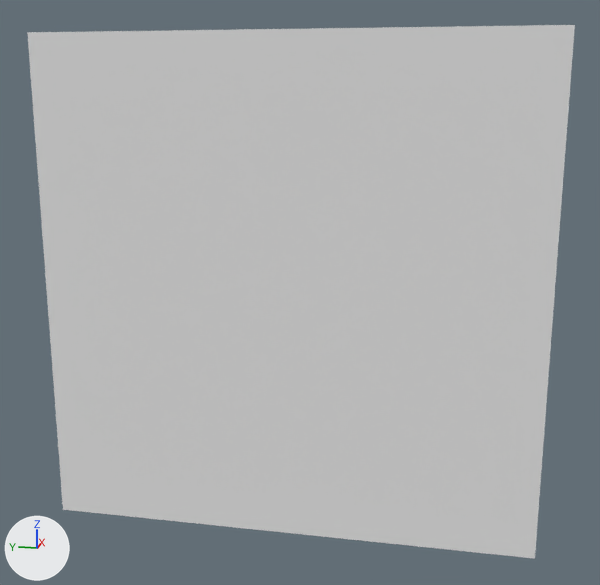
Before and after pictures for a commit that changed the OBJ model Assets/Models/PC.obj.
One viewpoint serves both versions: a 50 mm camera at (-1.526, -0.335, 0.897) aimed at (0.236, 0.017, 0.456). Every picture has the same lights, and +X, +Y and +Z are marked at lower left. Where no turn or scale is listed for an object, it has been applied to the vertices. Vertices at the same position are counted once.

The first picture shows 'Untitled'.
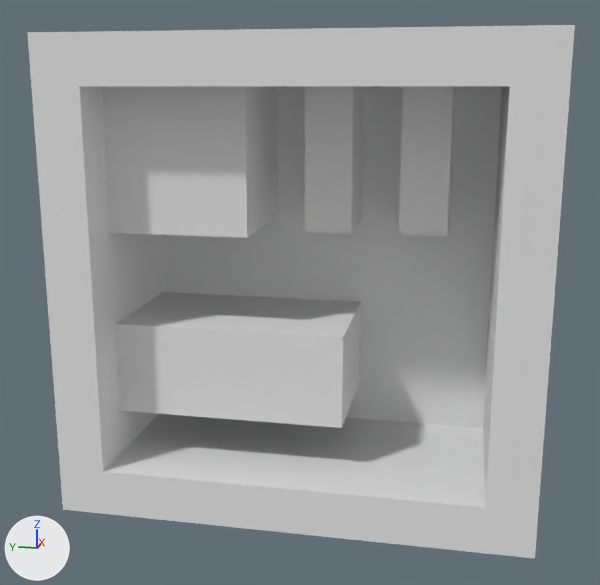
The edits, one by one:
me_untitled is used by ob_untitled; location (0.0, 0.0, 0.0).
me_untitled had 34 vertices, 64 faces and spanned x 0.0..0.5, y -0.5..0.5, z 0.0..1.0.
me_untitled now has 120 vertices, 236 faces and spans x 0.0..0.5, y -0.5..0.5, z 0.0..1.0.
Part 1, on me_untitled:
2 faces are deleted.
43 vertices are added at x 0.1..0.4, y -0.4..0.4, z 0.1..0.9.
28 new vertices lie (0.1, 0.0, 0.0) away from vertices in x 0.0..0.2, y -0.4..0.4, z 0.1..0.9.
10 new vertices lie (0.1, 0.0, 0.0) away from vertices in x 0.3, y -0.4..0.0, z 0.1..0.9.
5 new vertices lie (0.3, 0.0, 0.0) away from vertices in x 0.1, y -0.1..0.4, z 0.2..0.6.
174 new faces join them.

What differs and where, as boxes [x1, y1, x2, y2] in the pictures (600 x 585 px):
part 1 of me_untitled, built on
    both: [79, 86, 510, 507]
